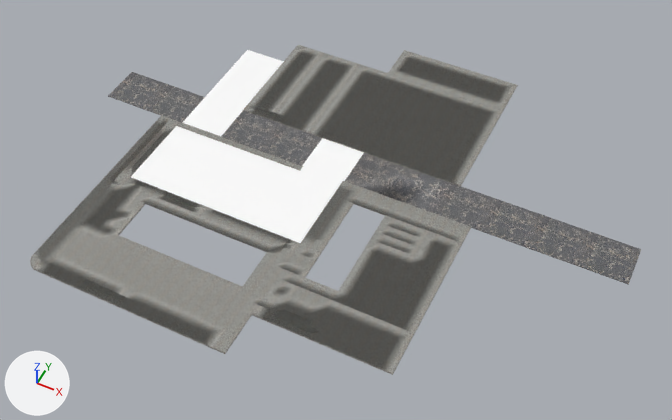
The FBX model Idea 1/FYP_IDEA1/Assets/Models/Area1Foundation.fbx, before and after one commit.
Camera for both pictures: a camera (50 mm lens) standing at (53.1, -80.6, 76.1) and looking at (21.9, -18.2, -1.8). Every picture has the same lights, and +X, +Y and +Z are marked at lower left. Where no turn or scale is listed for an object, it has been applied to the vertices. Vertices at the same position are counted once.

The first picture shows 'Area1Foundation'.
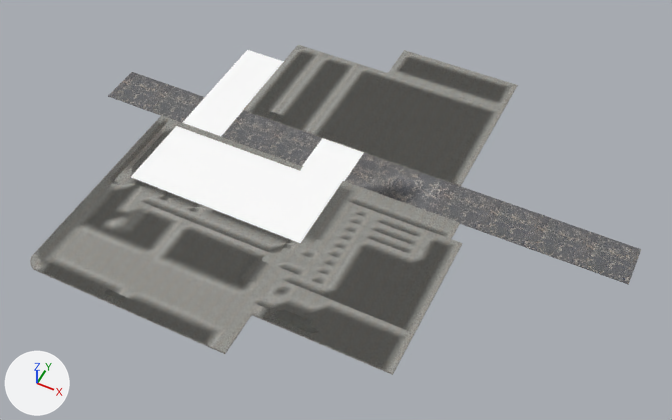
Edits to the bpy script that builds the scene:
```text
Add mat_roadtexture1:
    mat_roadtexture1 = principled_material('RoadTexture1')
    mat_roadtexture1.texture = img_roadtexture_tga
Change me_mesh:
    used by ob_area1foundation; location = (0.0, 0.0, 0.0)
    remove me_mesh.from_pydata(...)  # 6827 vertices, 9743 faces; spans x -10.8..53.9, y -41.1..8.9, z 0.0..0.1
    add me_mesh.from_pydata(...)  # 7413 vertices, 10678 faces; spans x -10.8..53.9, y -41.1..8.9, z 0.0..0.1
    me_mesh part 1: 2 vertices moved within x 4.8..6.1, y -39.8, z 0.1; 10 vertices removed from x 4.8..7.3, y -39.8..-27.0, z 0.0..0.1; 616 vertices added at x 3.5..26.5, y -33.4..-18.0, z 0.0..0.1
    me_mesh part 2: 16 vertices removed from x 36.8, y -18.0..-15.5, z 0.0..0.1
    add me_mesh.materials.append(mat_roadtexture1)  # picture img_roadtexture_tga
```

What differs and where, as boxes (x1, y1, x2, y2) in the pictures (672 x 420 px):
part 1 of me_mesh, built on
    before: (82, 200, 191, 291)
    after: (119, 203, 385, 291)
part 2 of me_mesh, deleted
    before: (447, 223, 471, 251)
